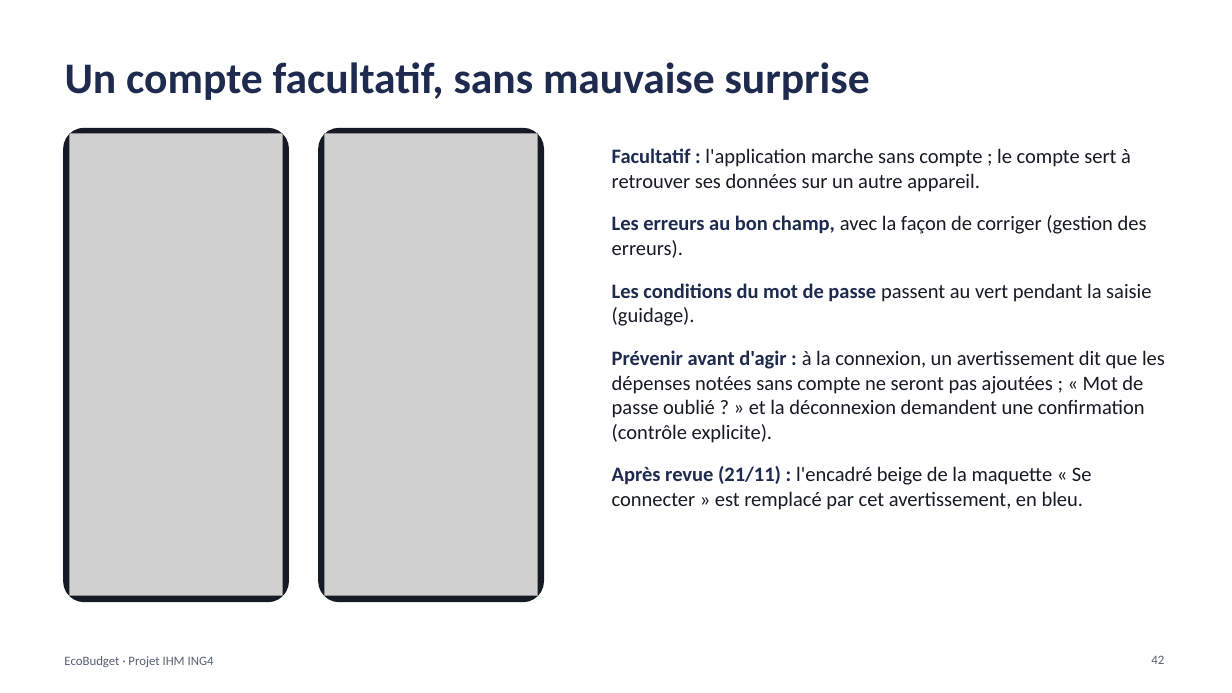
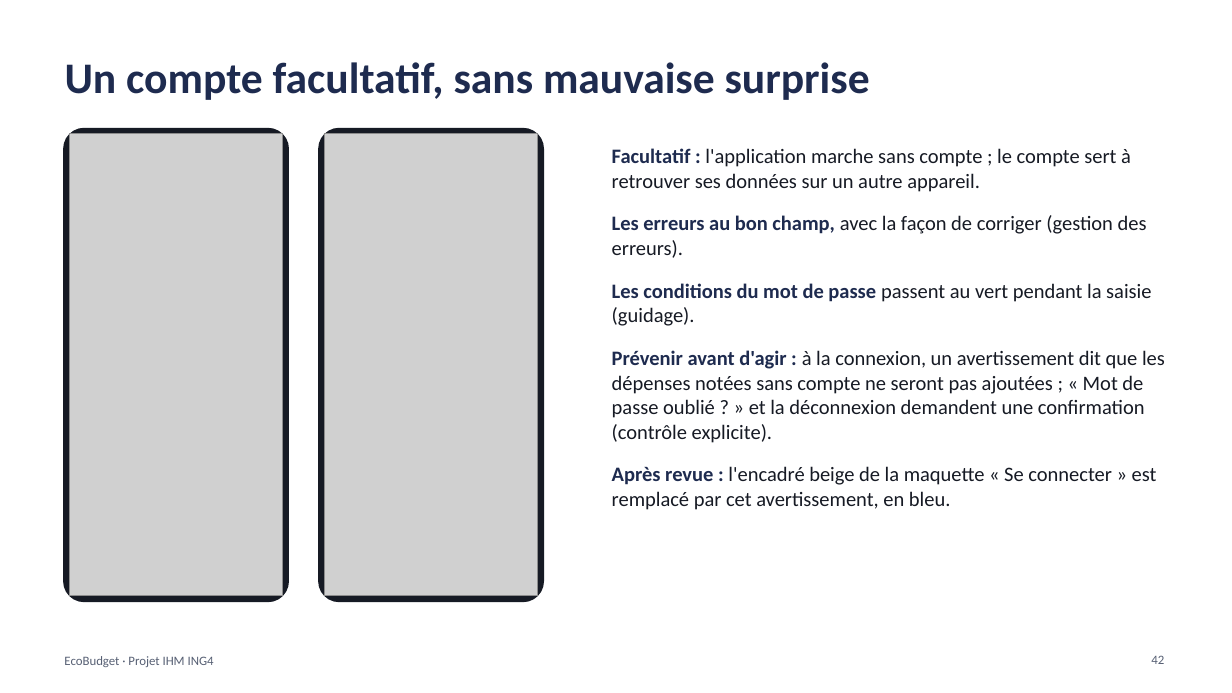
Before and after one commit to kaderouadahi/EcoBudget, a slide deck: slide 42 of livrables/EcoBudget.pptx. Drawn at 1232x693 pixels with LibreOffice and Linux fonts; fonts in the diff are those of the drawing; grey boxes stand for pictures. Boxes give left, top, right and bottom in pixels: in the first picture for what was removed or moved away, otherwise in the second. Text is boxed around its words. In the diff, an @@ line names an element or a change of style, - is before the commit and + after.

```diff
--- a/livrables/EcoBudget.pptx
+++ b/livrables/EcoBudget.pptx
@@ text at [612, 466, 1157, 510]: text changed @@
-Après revue (21/11) : l'encadré beige de la maquette « Se connecter » est remplacé par cet avertissement, en bleu.
+Après revue : l'encadré beige de la maquette « Se connecter » est remplacé par cet avertissement, en bleu.
```
Also in this commit, not shown: 5 other slides changed.
